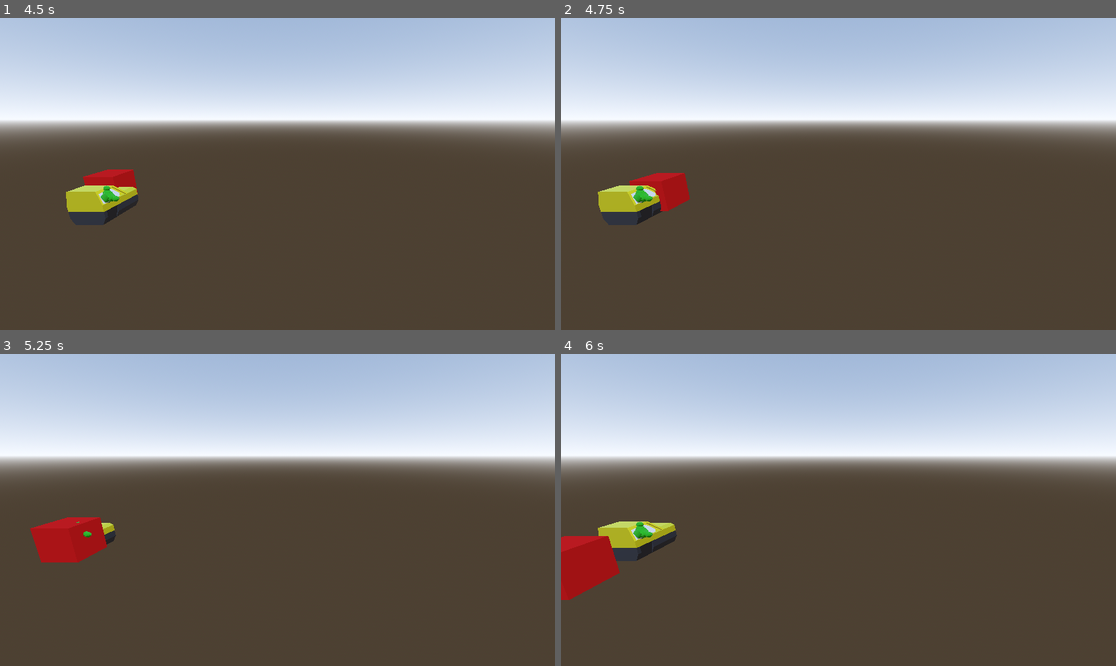
Above: before the commit, frames 1-4 (two rows, left to right).
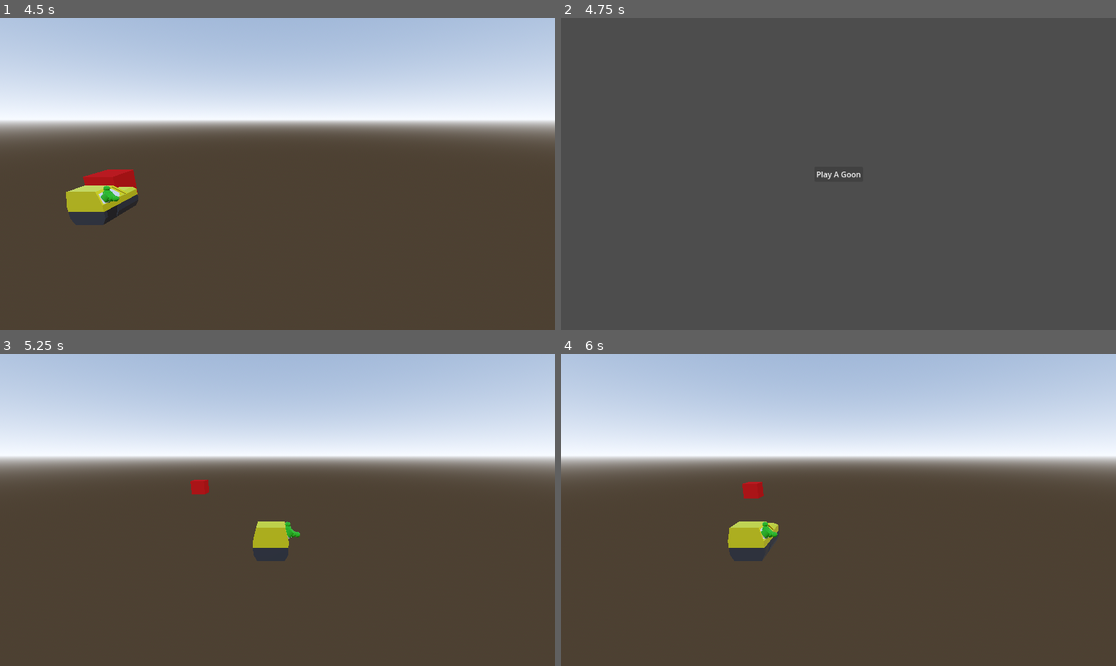
Above: after the commit, the same moments.

Repository: the-g-force/ClownTown
Game: Godot game, scene res://world.tscn
The game is run twice, just before and just after one commit, with the same random seed, the same clock (stepped at 60 frames per second) and the same inputs.
Inputs (mouse positions are in pixels of both pictures, inside the frame that each line leads up to):
- Up to frame 1 (4.5 s): tap Enter at 0.5 s; hold D (move_right) 0.53-1.28 s; hold A (move_left) 1.28-2.03 s; hold D (move_right) 2.03-3.53 s; hold A (move_left) from 3.53 s (still down)
- Up to frame 2 (4.75 s): keep holding A (move_left)
- Up to frame 3 (5.25 s): release A (move_left) at 5 s; click (277, 510) at 5 s, where only the run after the commit has a clickable "Play A Goon"
- Up to frame 4 (6 s): hold A (move_left) from 5.78 s (still down)

Frame 1 is identical in both runs. In frame 2, 93% of the frame differs, in the area x 0-100%, y 0-100%; in frame 3, 2.7%; in frame 4, 4.0%.

Commit message:
Add end game screen

Diff:
--- a/project/player/player.gd
+++ b/project/player/player.gd
@@ -27,4 +27,4 @@
 
 
 func _on_body_entered(_body:PhysicsBody3D)->void:
-	print("whammo")
+	get_tree().call_deferred("change_scene_to_file", "res://screens/end_game_screen.tscn")
--- /dev/null
+++ b/project/screens/end_game_screen.gd
@@ -0,0 +1,5 @@
+extends Control
+
+
+func _on_button_pressed():
+	get_tree().change_scene_to_file("res://world.tscn")
--- /dev/null
+++ b/project/screens/end_game_screen.tscn
@@ -0,0 +1,30 @@
+[gd_scene load_steps=2 format=3 uid="uid://bjfaom6oj2jpt"]
+
+[ext_resource type="Script" path="res://screens/end_game_screen.gd" id="1_p22rd"]
+
+[node name="EndGameScreen" type="Control"]
+layout_mode = 3
+anchors_preset = 15
+anchor_right = 1.0
+anchor_bottom = 1.0
+grow_horizontal = 2
+grow_vertical = 2
+script = ExtResource("1_p22rd")
+
+[node name="Button" type="Button" parent="."]
+layout_mode = 1
+anchors_preset = 8
+anchor_left = 0.5
+anchor_top = 0.5
+anchor_right = 0.5
+anchor_bottom = 0.5
+offset_left = -50.5
+offset_top = -15.5
+offset_right = 50.5
+offset_bottom = 15.5
+grow_horizontal = 2
+grow_vertical = 2
+text = "Play A Goon"
+metadata/_edit_lock_ = true
+
+[connection signal="pressed" from="Button" to="." method="_on_button_pressed"]
